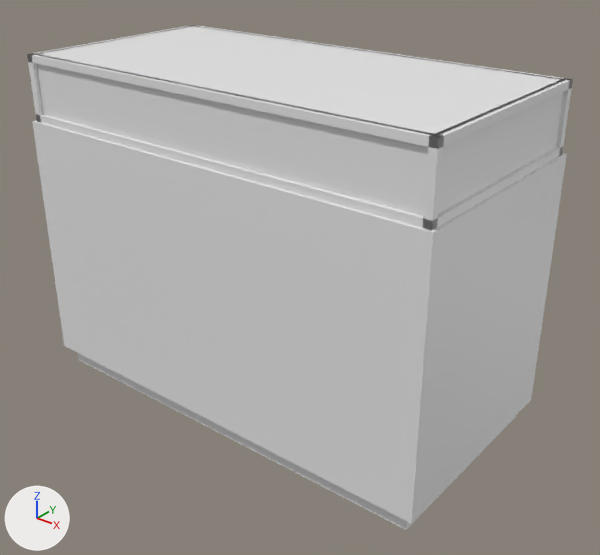
What one commit did to the glTF model assets/interior/cases/case_low.glb.
Before and after are seen from a camera (50 mm lens) standing at (1.489, -1.784, 1.527) and looking at (0.068, -0.007, 0.425). The axes (+X, +Y, +Z) are drawn at lower left. The lights are the same throughout. The older version comes first. Vertices at exactly the same position are counted once.

The first picture shows 'case_low'.
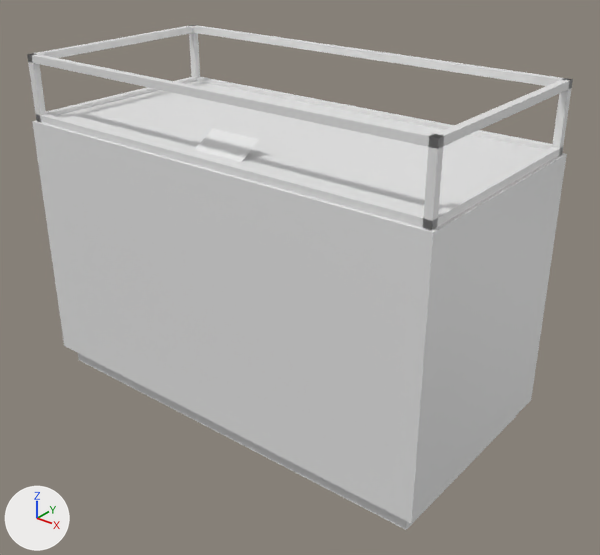
The change, as a list of edits to the scene's bpy script:
```text
Change me_case_low:
    used by ob_case_low; location = (0.0, 0.0, 0.0)
    remove me_case_low.from_pydata(...)  # 486 vertices, 732 faces; spans x -0.7..0.7, y -0.35..0.35, z 0.0..1.05
    add me_case_low.from_pydata(...)  # 84 vertices, 180 faces; spans x -0.7..0.7, y -0.35..0.35, z 0.0..1.05
    me_case_low part 1: 18 loose pieces with 402 vertices, spanning x -0.68..0.68, y -0.33..0.33, z 0.85..1.05, are deleted
    remove me_case_low.materials.append(mat_int_glass)  # white #e7e7e7
```

Changed parts and their boxes [x1, y1, x2, y2] in the pictures (600 x 555 px):
part 1 of me_case_low, deleted: before [36, 26, 567, 216]
